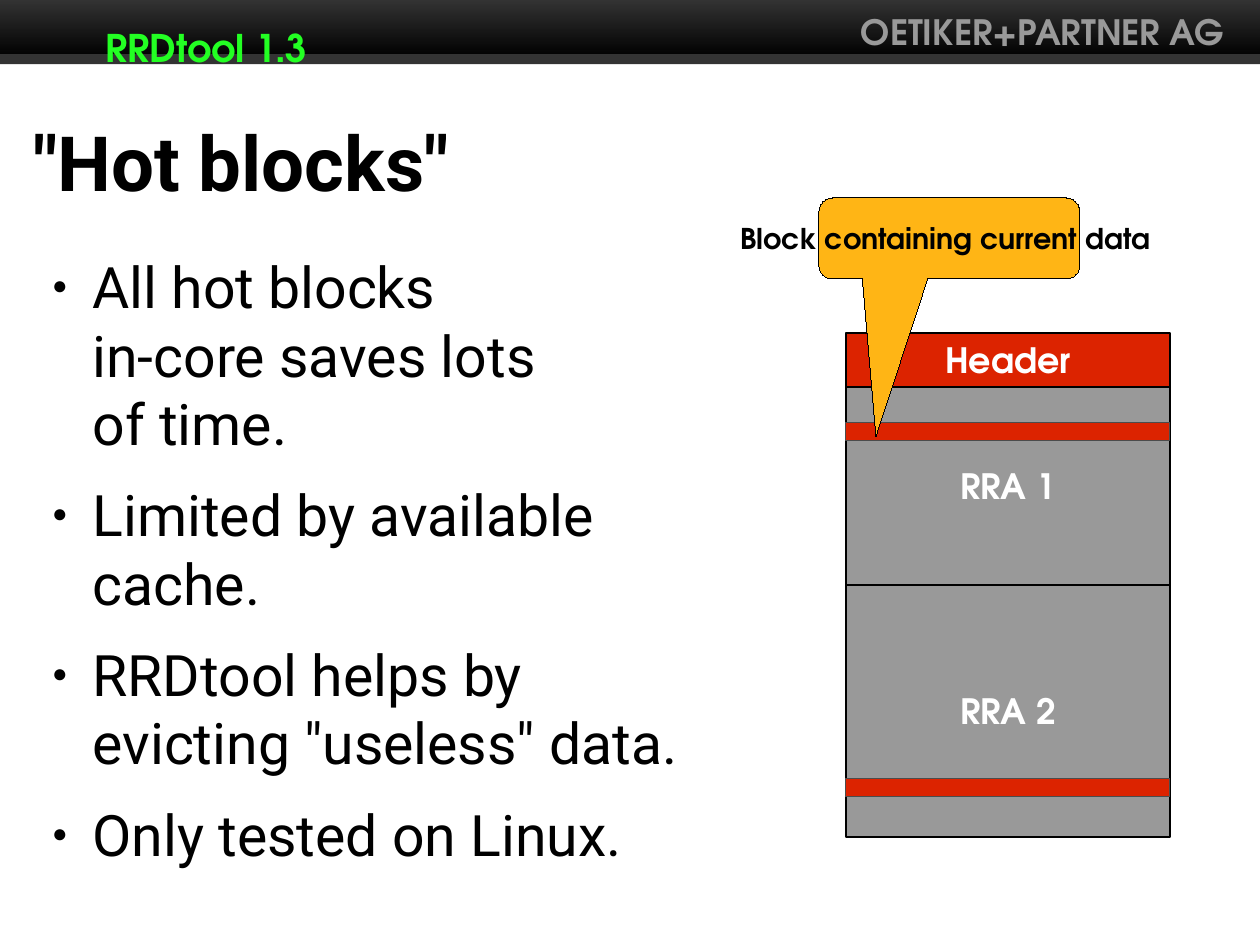
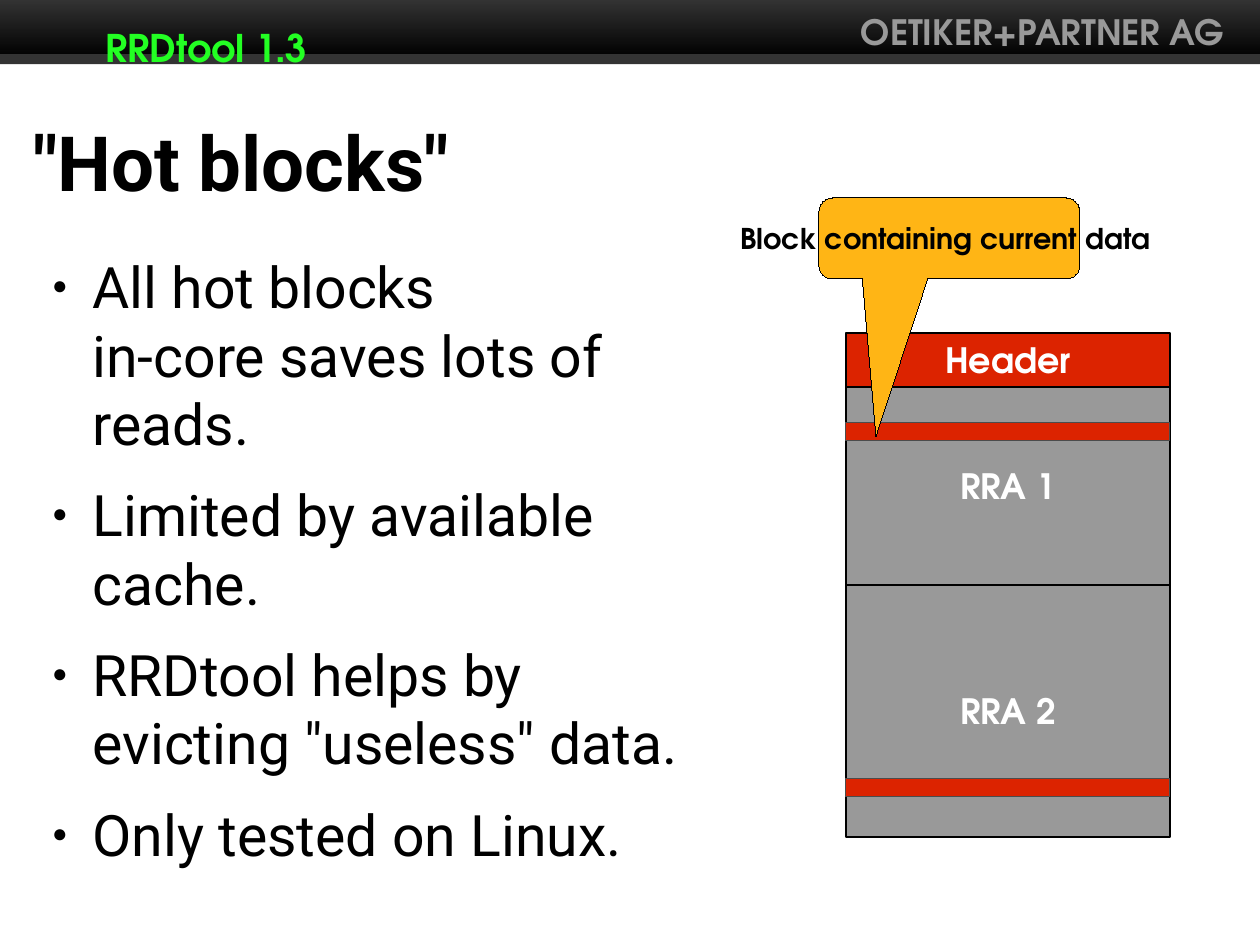
Before and after one commit to Distrotech/rrdtool, a slide deck: slide 5 of talks/rrdtool13/rrdtool13.odp. Drawn at 1260x945 pixels with LibreOffice and Linux fonts; fonts in the diff are those of the drawing. Boxes give left, top, right and bottom in pixels: in the first picture for what was removed or moved away, otherwise in the second. Text is boxed around its words. In the diff, an @@ line names an element or a change of style, - is before the commit and + after.

```diff
--- a/talks/rrdtool13/rrdtool13.odp
+++ b/talks/rrdtool13/rrdtool13.odp
@@ text at bbox=[93, 265, 602, 446]: text changed @@
-● All hot blocks
-  in-core saves lots
-  of time.
+● All hot blocks
+  in-core saves lots of
+  reads.
```
Also in this commit, not shown: 6 other slides changed.
